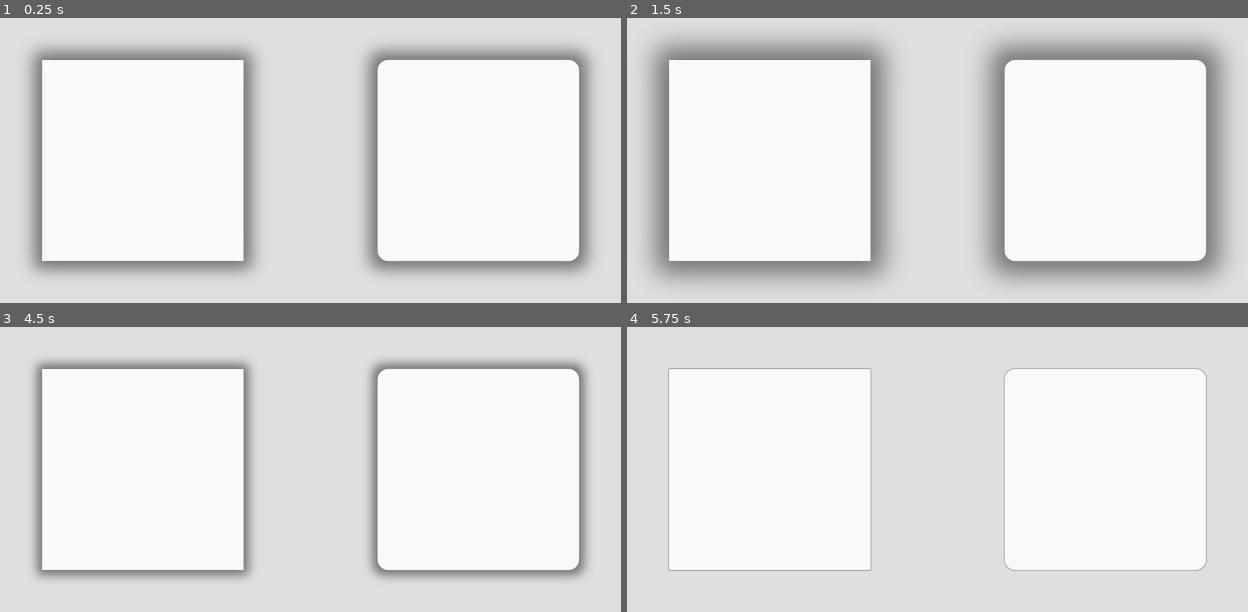
Above: before the commit, frames 1-4 (two rows, left to right).
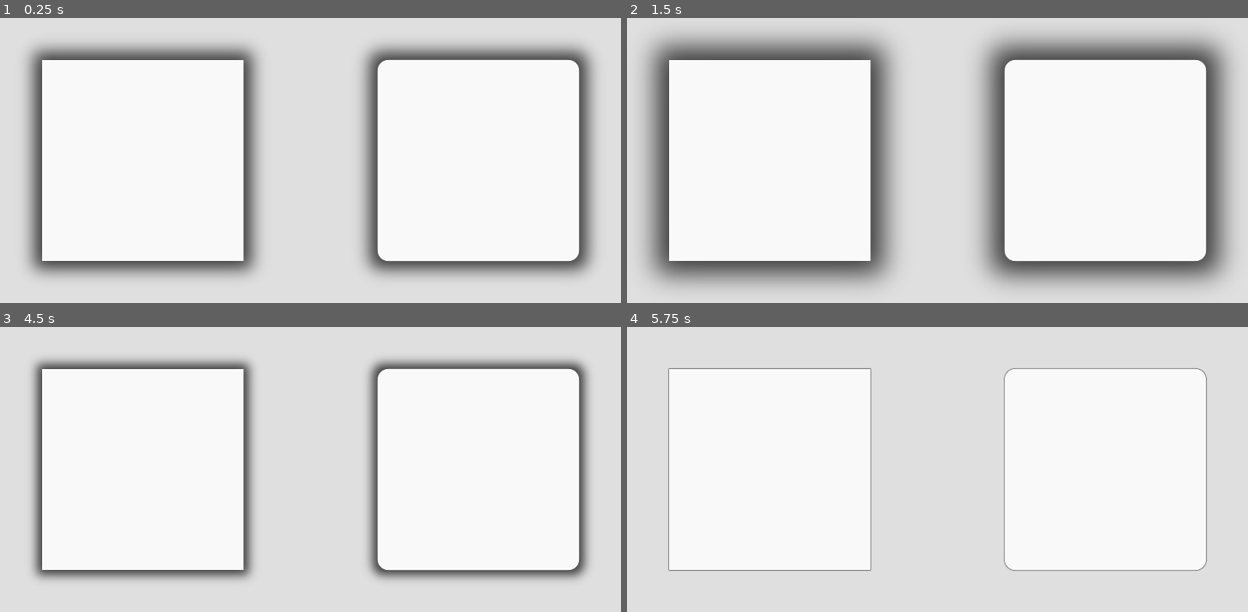
Above: after the commit, the same moments.

Repository: joconsta/godot-shadow-shader
Game: Godot game, scene res://demo.tscn
Same seed, same stepped clock (60 frames per second), same inputs: the game is played once before the commit and once after it. The project has no main scene, so this scene is started directly.
Inputs:
- Up to frame 1 (0.25 s): no input
- Up to frame 2 (1.5 s): tap Enter at 0.5 s; tap Space at 1.25 s
- Up to frame 3 (4.5 s): tap Enter at 2, 3.5 s; tap Space at 2.75, 4.25 s
- Up to frame 4 (5.75 s): no input

The runs differ from the first frame. In frame 1, 8.3% of the frame differs, in the area x 5-95%, y 11-89%; in frame 2, 13%, in the area x 4-96%, y 9-91%; in frame 3, 5.3%; in frame 4, 0.4%.

Commit message:
Refactor shader material.
Moved the material instantiation from the script to the scene.

Diff:
--- a/demo/demo.tscn
+++ b/demo/demo.tscn
@@ -14,9 +14,7 @@
 }
 
 [node name="Rect" parent="." instance=ExtResource( 1 )]
-margin_left = 100.0
 margin_top = 150.0
-margin_right = -624.0
 margin_bottom = -150.0
 
 [node name="RoundedRect" parent="." instance=ExtResource( 2 )]
--- a/demo/rect.tscn
+++ b/demo/rect.tscn
@@ -1,15 +1,25 @@
-[gd_scene load_steps=3 format=2]
+[gd_scene load_steps=5 format=2]
 
+[ext_resource path="res://rect_shadow.shader" type="Shader" id=1]
 [ext_resource path="res://rect_shadow.gd" type="Script" id=3]
 
 [sub_resource type="StyleBoxFlat" id=1]
 bg_color = Color( 0.980392, 0.980392, 0.980392, 1 )
 
+[sub_resource type="ShaderMaterial" id=2]
+shader = ExtResource( 1 )
+shader_param/rect_position = Vector2( 0, 0 )
+shader_param/rect_end = Vector2( 300, 300 )
+shader_param/rect_corner_radius = 0
+shader_param/shadow_size = 20.0
+
 [node name="Rect" type="Panel"]
 anchor_right = 1.0
 anchor_bottom = 1.0
-margin_right = -724.0
-margin_bottom = -300.0
+margin_left = 100.0
+margin_top = 100.0
+margin_right = -624.0
+margin_bottom = -200.0
 custom_styles/panel = SubResource( 1 )
 __meta__ = {
 "_edit_use_anchors_": false
@@ -17,9 +27,10 @@
 
 [node name="Shadow" type="ColorRect" parent="."]
 show_behind_parent = true
+material = SubResource( 2 )
 margin_right = 300.0
 margin_bottom = 300.0
-color = Color( 0, 0, 0, 0.501961 )
+color = Color( 0, 0, 0, 0.74902 )
 script = ExtResource( 3 )
 __meta__ = {
 "_edit_use_anchors_": false
--- a/demo/rect_shadow.gd
+++ b/demo/rect_shadow.gd
@@ -1,17 +1,11 @@
 extends ColorRect
-
-const SHADER = preload("res://rect_shadow.shader")
 
 export var corner_radius : int = 0
 export var shadow_size : int = 20
 
 # Called when the node enters the scene tree for the first time.
 func _ready():
-    var m = ShaderMaterial.new()
-    m.shader = SHADER
-    set_material(m)
-
-    m.set_shader_param("rect_position", rect_position)
-    m.set_shader_param("rect_end", rect_position + rect_size)
-    m.set_shader_param("rect_corner_radius", corner_radius)
-    m.set_shader_param("shadow_size", shadow_size)
+    material.set_shader_param("rect_position", rect_position)
+    material.set_shader_param("rect_end", rect_position + rect_size)
+    material.set_shader_param("rect_corner_radius", corner_radius)
+    material.set_shader_param("shadow_size", shadow_size)
--- a/demo/rounded_rect.tscn
+++ b/demo/rounded_rect.tscn
@@ -1,5 +1,6 @@
-[gd_scene load_steps=3 format=2]
+[gd_scene load_steps=5 format=2]
 
+[ext_resource path="res://rect_shadow.shader" type="Shader" id=1]
 [ext_resource path="res://rect_shadow.gd" type="Script" id=2]
 
 [sub_resource type="StyleBoxFlat" id=1]
@@ -9,11 +10,20 @@
 corner_radius_bottom_right = 16
 corner_radius_bottom_left = 16
 
+[sub_resource type="ShaderMaterial" id=2]
+shader = ExtResource( 1 )
+shader_param/rect_position = Vector2( 0, 0 )
+shader_param/rect_end = Vector2( 300, 300 )
+shader_param/rect_corner_radius = 16
+shader_param/shadow_size = 20.0
+
 [node name="RoundedRect" type="Panel"]
 anchor_right = 1.0
 anchor_bottom = 1.0
-margin_right = -1620.0
-margin_bottom = -780.0
+margin_left = 100.0
+margin_top = 100.0
+margin_right = -624.0
+margin_bottom = -200.0
 rect_min_size = Vector2( 300, 300 )
 custom_styles/panel = SubResource( 1 )
 __meta__ = {
@@ -22,8 +32,9 @@
 
 [node name="Shadow" type="ColorRect" parent="."]
 show_behind_parent = true
+material = SubResource( 2 )
 margin_right = 300.0
 margin_bottom = 300.0
-color = Color( 0, 0, 0, 0.501961 )
+color = Color( 0, 0, 0, 0.74902 )
 script = ExtResource( 2 )
 corner_radius = 16
